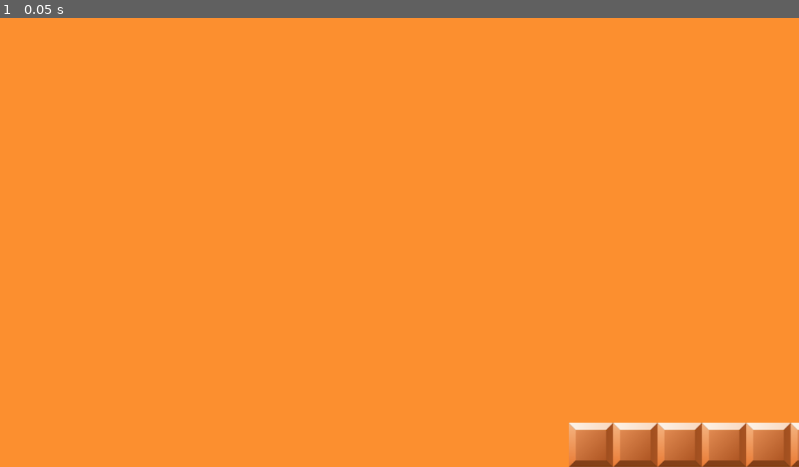
Above: before the commit, frame 1.
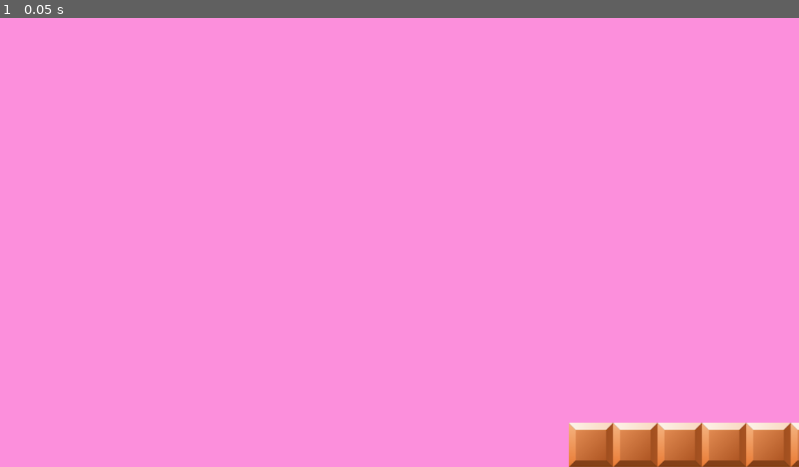
Above: after the commit, the same moment.

Repository: joanDomingoToro/sokoban
Game: Godot game, scene res://sokoban.tscn
Same seed, same stepped clock (60 frames per second), same inputs: the game is played once before the commit and once after it.
Inputs:
- Up to frame 1 (0.05 s): no input

The runs differ from the first frame. In frame 1, 97% of the frame differs, in the area x 0-100%, y 0-100%.

Commit message:
Cambi rosa

Diff:
--- a/project.godot
+++ b/project.godot
@@ -22,7 +22,7 @@
 [xogot]
 
 project/editorState=[{
-"column": 32,
+"column": 0,
 "current": true,
 "line": 19,
 "path": "res://sokoban.gd",
--- a/sokoban.tscn
+++ b/sokoban.tscn
@@ -11,7 +11,7 @@
 custom_minimum_size = Vector2(1640, 2360)
 offset_right = 40.0
 offset_bottom = 40.0
-color = Color(0.9880371, 0.5621948, 0.1842041, 1)
+color = Color(0.98802185, 0.56217957, 0.8612366, 1)
 
 [node name="Player" type="CharacterBody2D" parent="." unique_id=1230720399]
 
